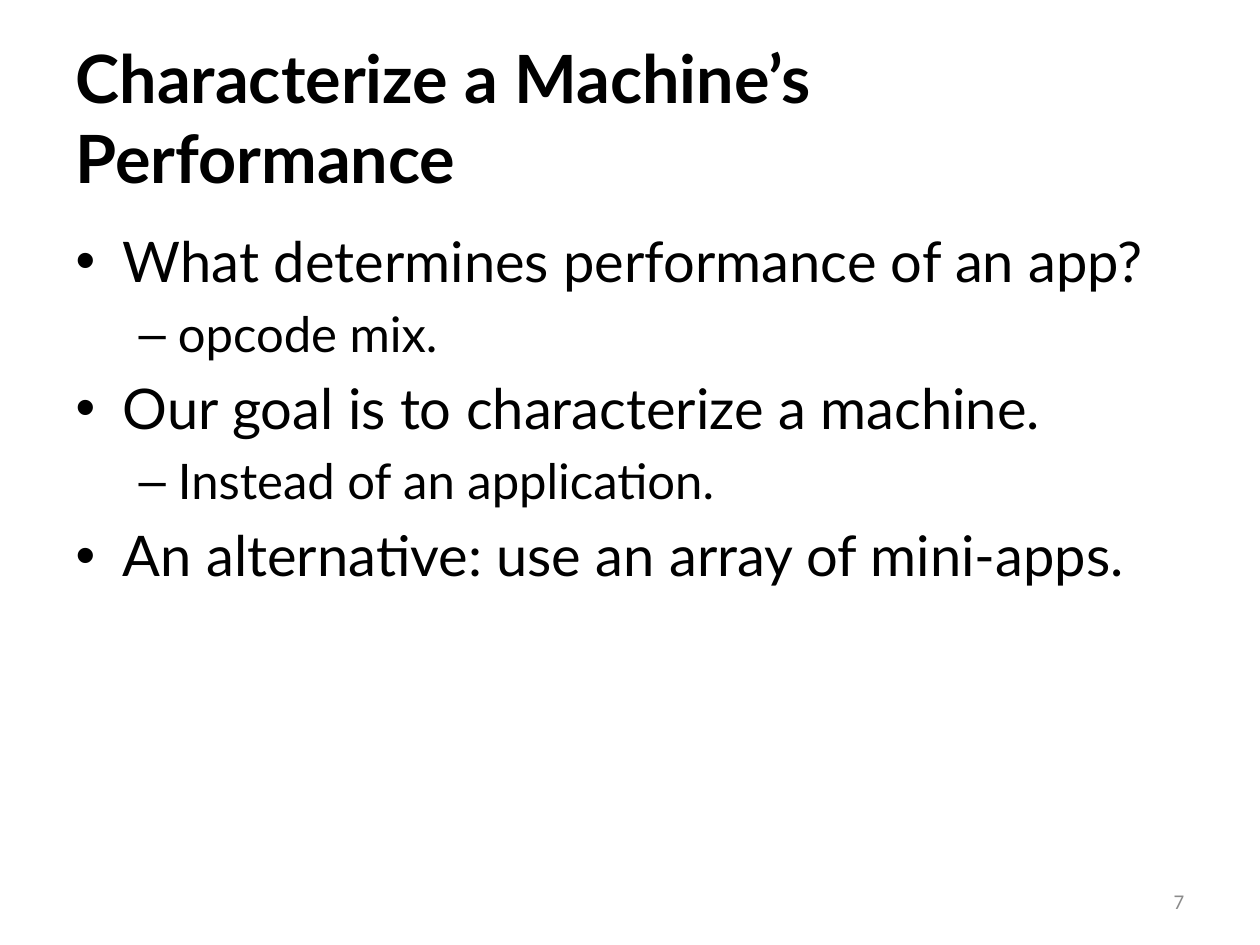
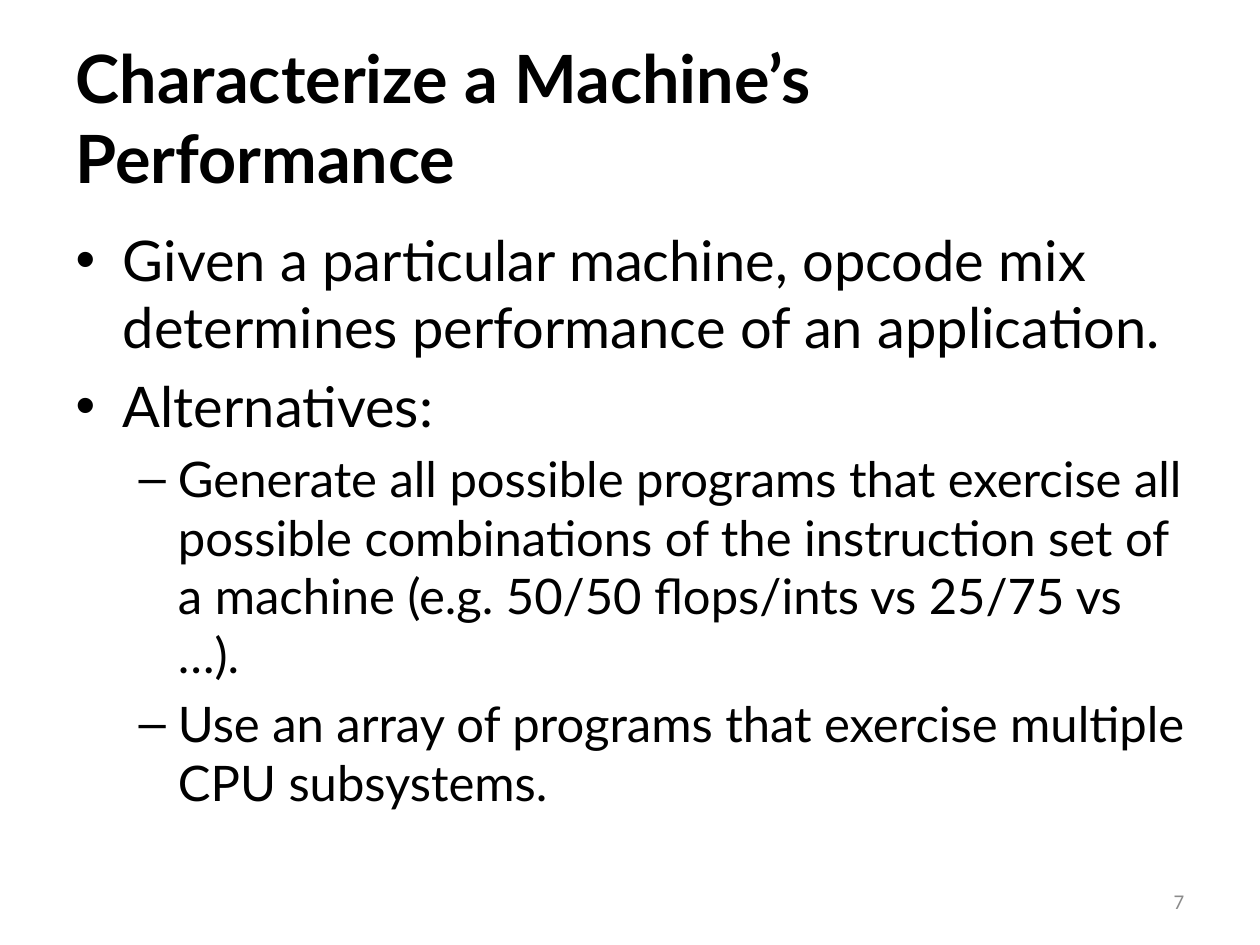
Before and after one commit to ivotron/varsys16, a slide deck: slide 7 of slides.pptx. Drawn at 1260x945 pixels with LibreOffice and Linux fonts; fonts in the diff are those of the drawing. Boxes give left, top, right and bottom in pixels: in the first picture for what was removed or moved away, otherwise in the second. Text is boxed around its words. In the diff, an @@ line names an element or a change of style, - is before the commit and + after.

```diff
--- a/slides.pptx
+++ b/slides.pptx
@@ text at bbox=[123, 239, 1184, 810]: text changed; size 32 to 28 pt @@
-• What determines performance of an app?
-  – opcode mix.
-• Our goal is to characterize a machine.
-  – Instead of an application.
-• An alternative: use an array of mini-apps.
+• Given a particular machine, opcode mix determines performance of an application.
+• Alternatives:
+  – Generate all possible programs that exercise all possible combinations of the instruction set of a machine (e.g. 50/50 flops/ints vs 25/75 vs …).
+  – Use an array of programs that exercise multiple CPU subsystems.
```
Also in this commit, not shown: 10 other slides changed, 8 slides added.
